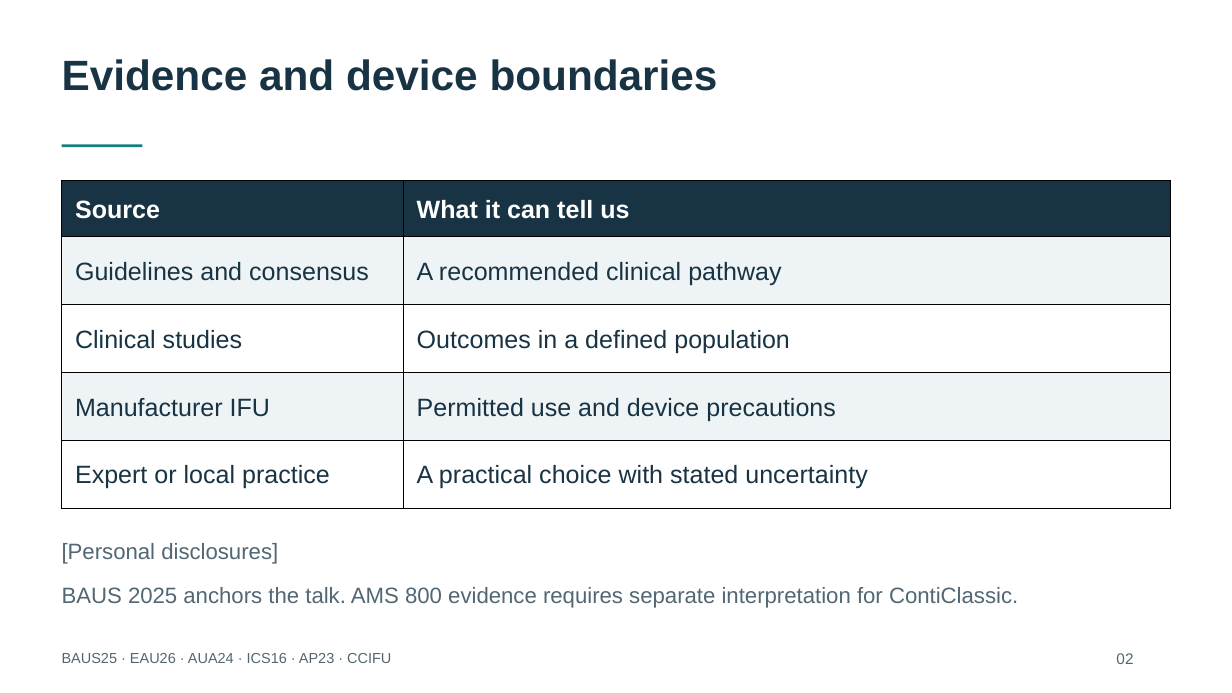
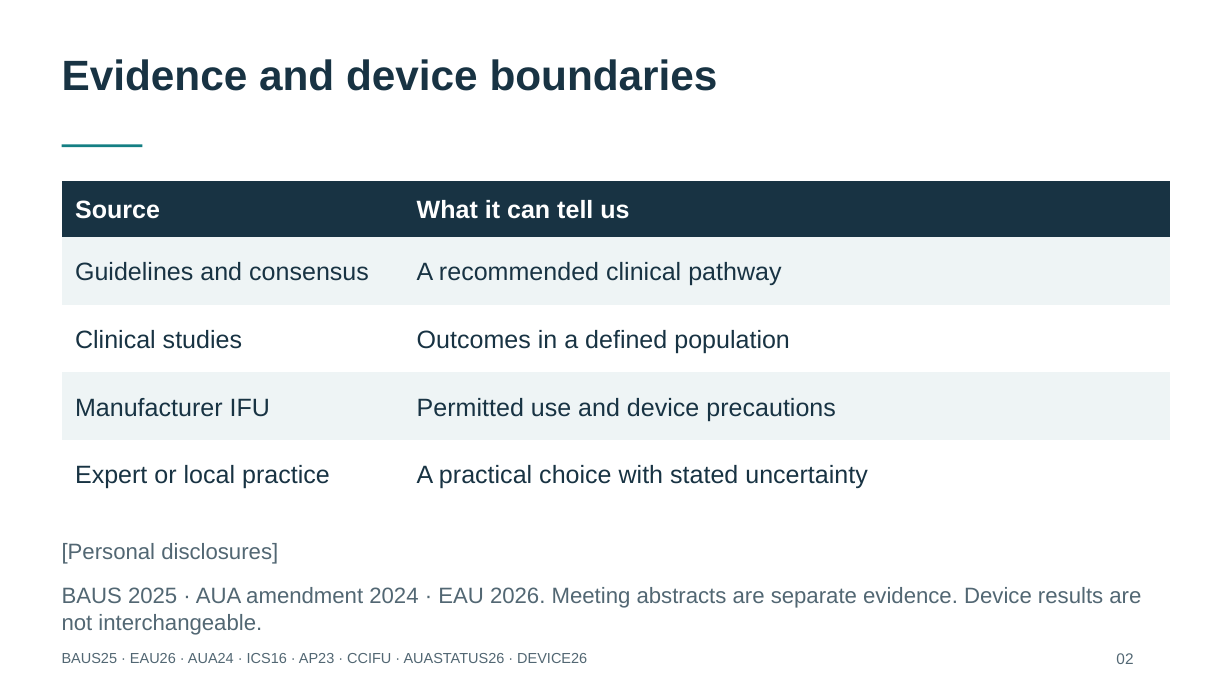
Before and after one commit to nityjr-ctrl/aus-presentation, a slide deck: slide 3 of presentation/AUS-teaching-deck.pptx. Drawn at 1232x693 pixels with LibreOffice and Linux fonts; fonts in the diff are those of the drawing. Boxes give left, top, right and bottom in pixels: in the first picture for what was removed or moved away, otherwise in the second. Text is boxed around its words. In the diff, an @@ line names an element or a change of style, - is before the commit and + after.

Commit message:
Update AUS teaching evidence through October 2026

```diff
--- a/presentation/AUS-teaching-deck.pptx
+++ b/presentation/AUS-teaching-deck.pptx
@@ table: place and size @@
-table at bbox=[62, 181, 1171, 508]
+table at bbox=[62, 181, 1171, 493]
@@ text at bbox=[62, 587, 1141, 635]: text changed @@
-BAUS 2025 anchors the talk. AMS 800 evidence requires separate interpretation for ContiClassic.
+BAUS 2025 · AUA amendment 2024 · EAU 2026. Meeting abstracts are separate evidence. Device results are not interchangeable.
@@ text at bbox=[62, 653, 587, 663]: text changed @@
-BAUS25 · EAU26 · AUA24 · ICS16 · AP23 · CCIFU
+BAUS25 · EAU26 · AUA24 · ICS16 · AP23 · CCIFU · AUASTATUS26 · DEVICE26
```
Also in this commit, not shown: 27 other slides changed, 3 slides added, 12 other files.
